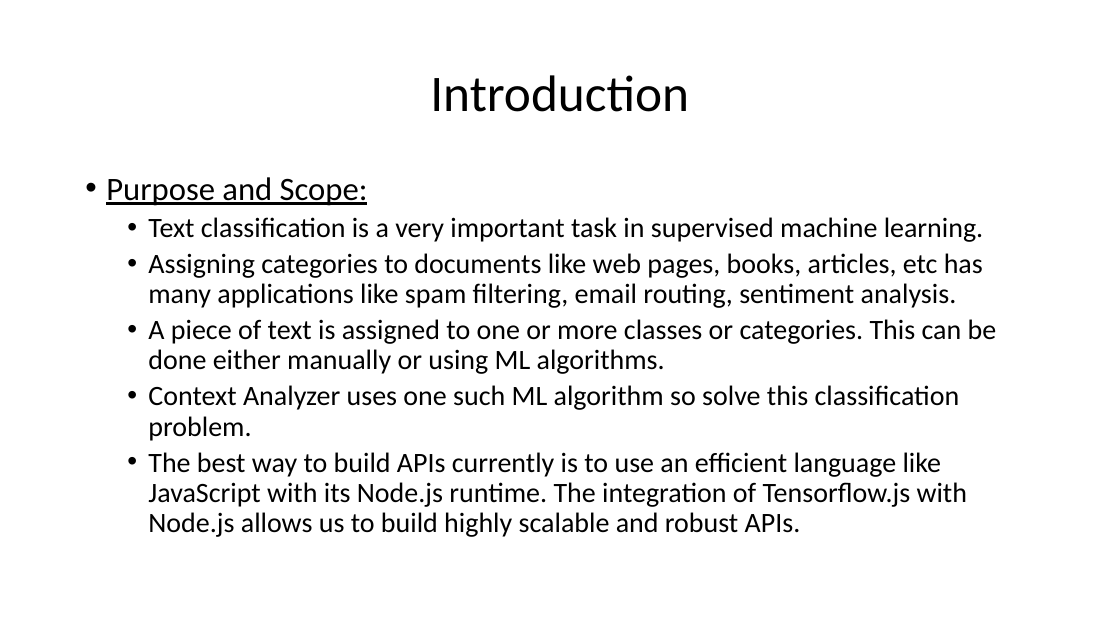
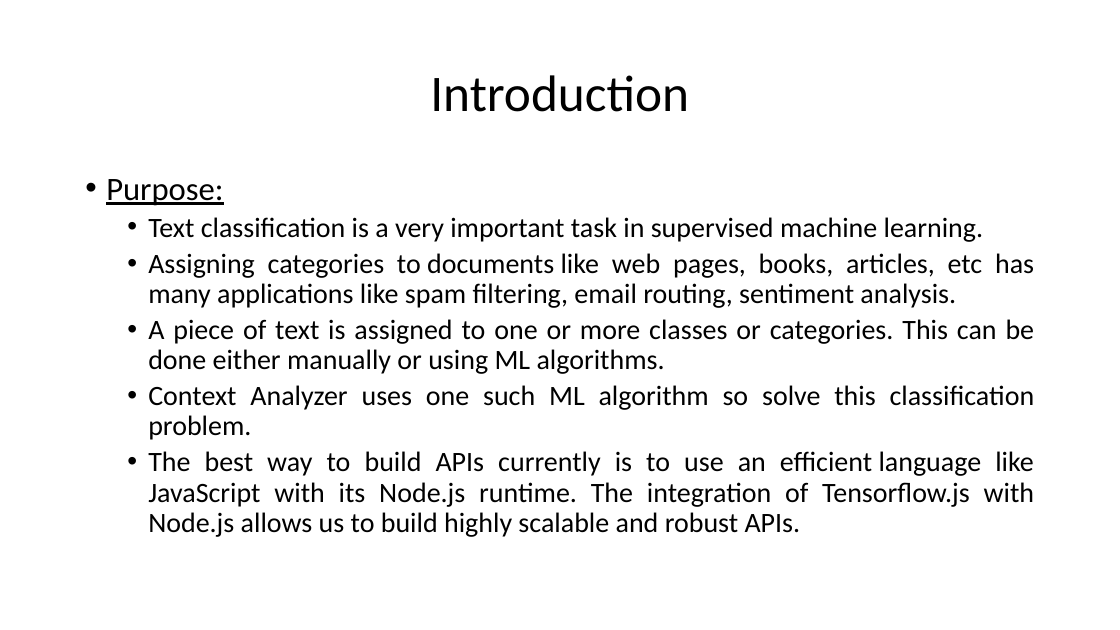
Before and after one commit to HarshaKy/text-classifier, a slide deck: slide 4 of docs/Presentation.pptx (slide 3 before the commit). Drawn at 1120x630 pixels with LibreOffice and Linux fonts; fonts in the diff are those of the drawing. Boxes give left, top, right and bottom in pixels: in the first picture for what was removed or moved away, otherwise in the second. Text is boxed around its words. In the diff, an @@ line names an element or a change of style, - is before the commit and + after.

```diff
--- a/docs/Presentation.pptx
+++ b/docs/Presentation.pptx
@@ text at (106, 179, 223, 206): text changed @@
-• Purpose and Scope:
+• Purpose:
@@ text at (148, 217, 1035, 537): alignment left to justified @@
```
Also in this commit, not shown: 8 other slides changed, 1 other file.
